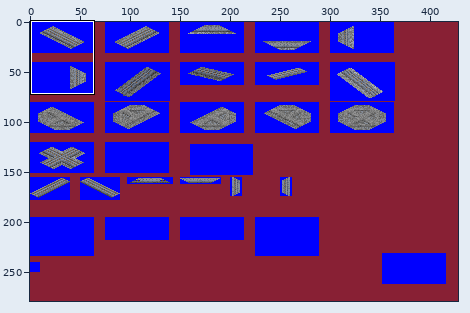
Two states of a sprite sheet, grf/TBAI.png. The picture above shows the old version from afar; the outline marks the close-up.
Close-up. Before the commit:
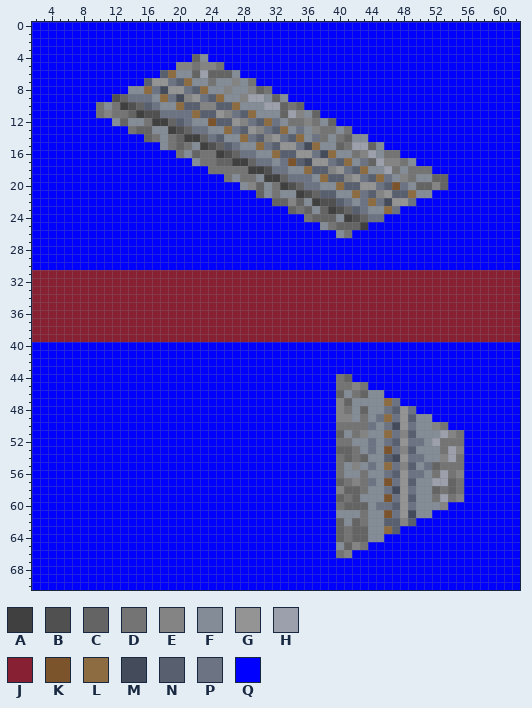
The file is 428x279 pixels. Shown: x 2..62, y 0..70. The commit also changed other parts of the picture, which this record leaves out.
Palette (. is transparent): A #404040  B #505050  C #646464  D #747474  E #848484  F #848c98  G #949494  H #9ca0ac  J #882034  K #7c542c  L #8c6c40  M #444c5c  N #586070  P #6c7484  Q #0000ff
After:
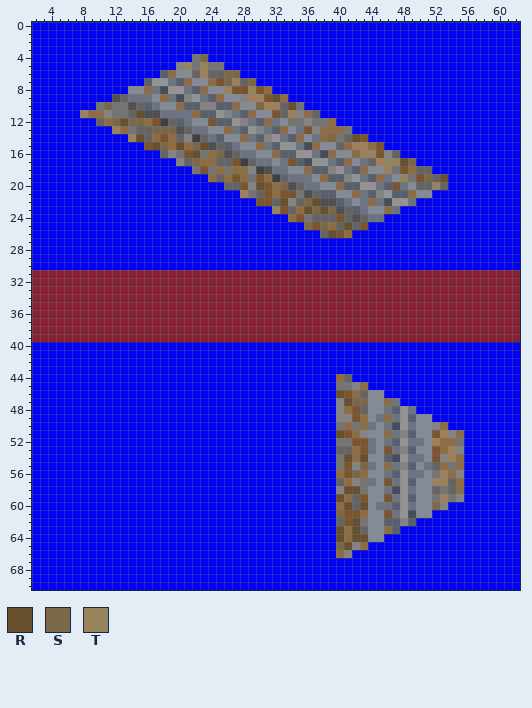
Colours new in this view: R #68502c  S #7c6848  T #98845c
Changes in this commit:
colour H: #9ca0ac -> #a08058
Changed rows in their new state; - is a pixel that keeps its letter.
first column x 8:
 4 --------------DS------------------------------
 5 -------------T-TD-----------------------------
 6 ------------------SS--------------------------
 7 ----------------LKSTCS------------------------
 8 ------------------TKKTKL----------------------
 9 -----------------------KRL--------------------
10 ---S-D----------------S---RD------------------
11 TLL----R----------------K---L-----------------
12 --CLSRSSLK--------------------DL--------------
13 ----TL---SSS----------------K-LLL-------------
14 ------TR-LKL-E----------------LS--RK----------
15 --------KRSLRLSR-----------------L--LK--------
16 ----------CE-KR-LS----------------LT-KEC------
17 ------------ECSLL--K------------------TTRS----
18 --------------DK-L-LLE------------------KLCC--
19 ----------------LCLKL-KL----------------T-KS-R
20 ------------------CCK-RKLS------------------T-
21 --------------------HD-KLKKD------------------
22 ----------------------KK-R--SR----------------
23 ------------------------TK-LRSRS--------------
24 --------------------------LK----KC------------
25 ----------------------------SKSL-R-K----------
26 ------------------------------CRKL------------
first column x 40:
44 L---------------
45 ---L------------
46 RKL-------------
47 -RSS------------
48 -LK-------------
49 --KL------------
50 -L-L---------L--
51 RKL---------K--L
52 --KK---------LL-
53 --LK--------KL--
54 -RLR--------K--L
55 -K-S---------L-L
56 LKSL----------L-
57 -L-------------L
58 -RR------------L
59 RL-K------------
60 LR-R--------S---
61 SKKL------------
62 -KR-------------
63 RLR-------------
64 RLRR------------
65 SR-L------------
66 L---------------
